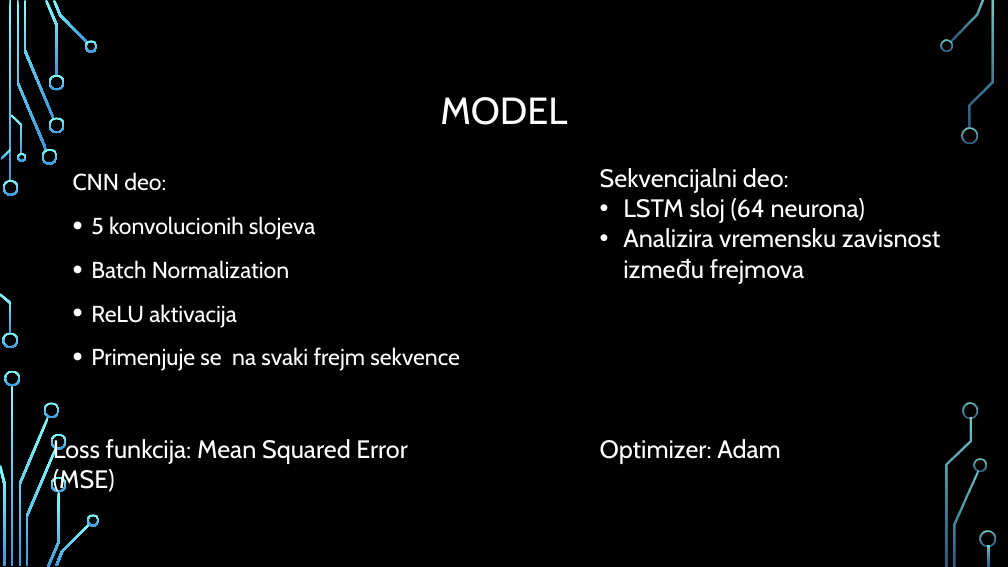
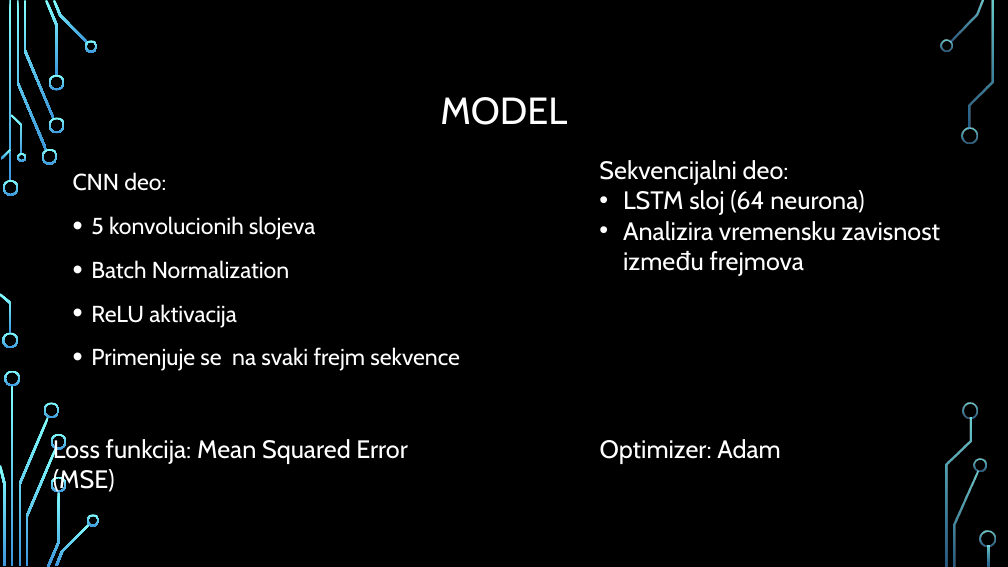
Before and after one commit to jglintic/duboko_ucenje, a slide deck: slide 8 of dubuko_ucenje_projekat_ppt.pptx. Drawn at 1008x567 pixels with LibreOffice and Linux fonts; fonts in the diff are those of the drawing; background and template pictures are left out. Boxes give left, top, right and bottom in pixels: in the first picture for what was removed or moved away, otherwise in the second. Text is boxed around its words. In the diff, an @@ line names an element or a change of style, - is before the commit and + after.

```diff
--- a/dubuko_ucenje_projekat_ppt.pptx
+++ b/dubuko_ucenje_projekat_ppt.pptx
@@ text "Sekvencijalni deo:": place and size @@
-text "Sekvencijalni deo:" at (600, 168, 941, 284)
+text "Sekvencijalni deo:" at (599, 160, 941, 276)
```
Also in this commit, not shown: 15 other slides changed, 1 slide added, 1 slide removed, 2 other files.
